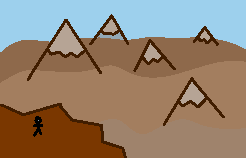
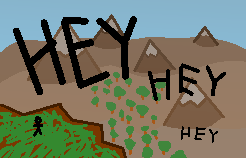
Revision of a layered (246, 158) image; what changed, layer by layer:
pixels changed over (x1=0, y1=0, x2=246, y2=158) (layer not identified)
